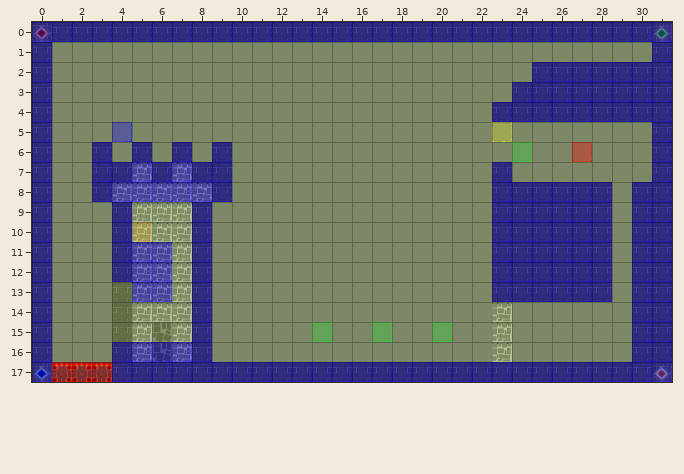
One commit to this Tiled map: Spellington/res/map/mapCastle2.tmx. The first picture shows the starting point.
Cells are 50x50 px. Shown: x 0..31, y 0..17.
And afterwards:
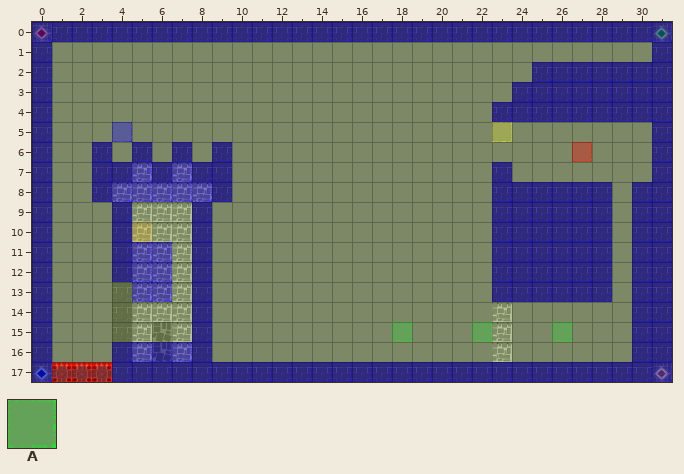
Key: from "collisionTile": A 1.
_ is an empty cell, . an unchanged one.
See-through tiles are keyed as they look on the map.
Edits made:
--- layer "event"
@@ x 24..24 @@
- 6 A
+ 6 _
@@ x 14..26 @@
-15 A..A_.A._..._
+15 _.._A._.A...A
Pixel boxes of the changes (left, top, right, bottom) in both pictures:
removed: (512, 142, 532, 162)
removed: (312, 322, 332, 342)
changed: (372, 322, 412, 342)
removed: (432, 322, 452, 342)
added: (472, 322, 492, 342)
added: (552, 322, 572, 342)
